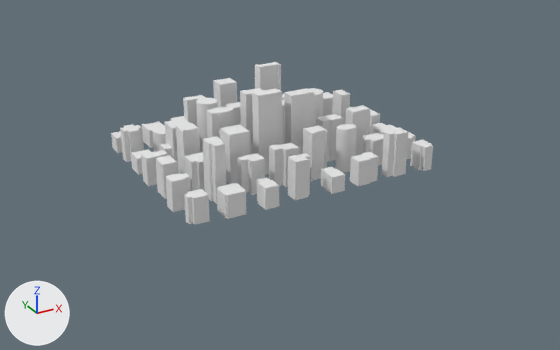
A saved change to the OBJ model res/City.obj.
Before and after are seen from a 50 mm lens placed at (-24764.0, -44612.0, 21796.0), pointed at (-113.0, 208.0, -614.0). Lighting does not change. The marker at lower left points along +X, +Y and +Z. The older version comes first. Where no turn or scale is listed for an object, it has been applied to the vertices.
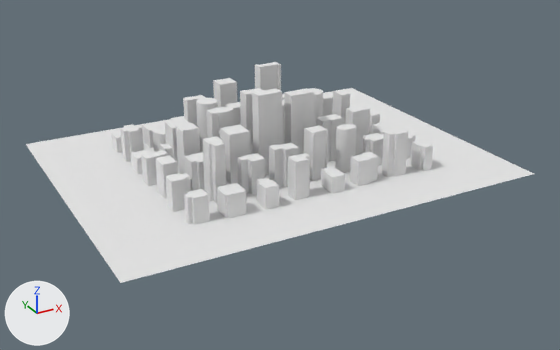
Commit message: city has been finally fixed

The edits, one by one:
me_plane_002 is used by ob_plane_002; location (0.0, 0.0, 0.0).
me_plane_002 had 5814 vertices, 10880 faces and spanned x -9500.0..9593.0, y -5400.0..9840.0, z -72.0..6300.0.
me_plane_002 now has 6018 vertices, 11166 faces and spans x -15074.0..14926.0, y -9450.0..13550.0, z -73.0..6300.0.
me_plane_002 part 1: the loose piece of 180 vertices spanning x 583.0..1783.0, y -2990.0..-1790.0, z 0.0..3500.0 is moved by (63.0, -16.0, 0.0).
me_plane_002 part 2: 72 vertices added at x -10500.0..10500.0, y -6350.0..10650.0, z 2.0..5.0.
me_plane_002 part 3: 4 vertices added at x -15074.0..14926.0, y -9450.0..13550.0, z 2.0.
Other edits to the shape of me_plane_002 do not show in these pictures.

Pixel boxes [x1, y1, x2, y2] of what changed, in the pictures (560 x 350 px; the box of a moved part takes in the faces that stretch with it):
'Plane.002', reshaped
    before: [111, 62, 433, 225]
    after: [26, 62, 534, 283]
part 1 of me_plane_002, moved or reshaped
    before: [303, 125, 327, 181]
    after: [304, 125, 328, 181]
part 2 of me_plane_002, added
    after: [96, 142, 456, 239]
part 3 of me_plane_002, added
    after: [26, 88, 534, 283]
